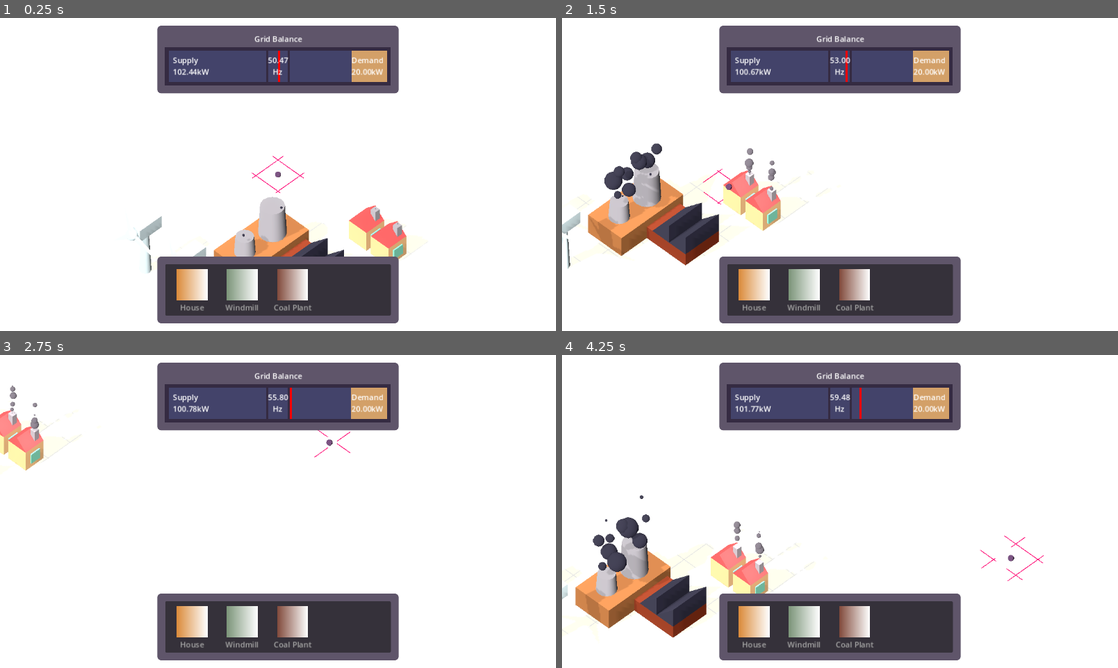
Above: before the commit, frames 1-4 (two rows, left to right).
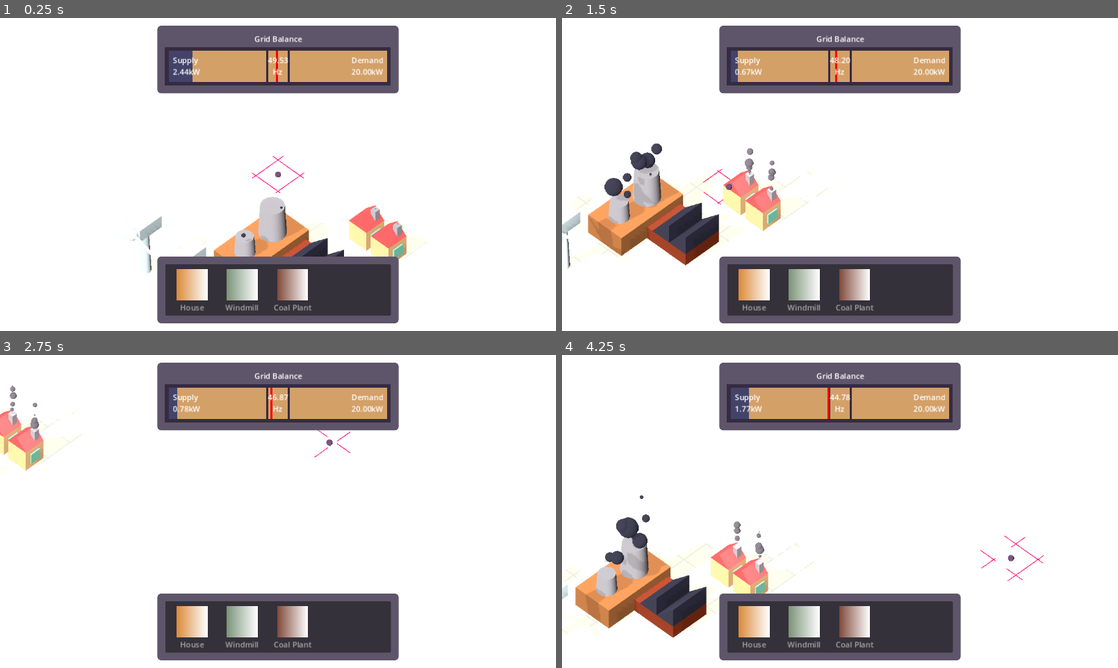
Above: after the commit, the same moments.

Repository: Vandebron/vandebron_game
Game: Godot game, scene res://world/main.tscn
The game is run twice, just before and just after one commit, with the same random seed, the same clock (stepped at 60 frames per second) and the same inputs.
Inputs (mouse positions are in pixels of both pictures, inside the frame that each line leads up to):
- Up to frame 1 (0.25 s): no input
- Up to frame 2 (1.5 s): move the mouse to (962, 158) at 0.52 s; hold D (move_right) 0.53-1.28 s; click (962, 158) at 0.6 s; move the mouse to (728, 190) at 1.27 s; hold S (move_down) from 1.28 s (still down); tap Tab (show_info) at 1.35 s
- Up to frame 3 (2.75 s): move the mouse to (333, 442) at 2.02 s; release S (move_down) at 2.03 s; hold D (move_right) from 2.03 s (still down); click (333, 442) at 2.1 s
- Up to frame 4 (4.25 s): move the mouse to (812, 574) at 2.77 s; release D (move_right) at 2.78 s; hold W (move_up) 2.78-3.53 s; tap Tab (show_info) at 2.85 s; move the mouse to (1006, 558) at 3.52 s; hold A (move_left) from 3.53 s (still down); click (1006, 558) at 3.6 s

The runs differ from the first frame. In frame 1, 2.8% of the frame differs, in the area x 31-64%, y 10-71%; in frame 2, 3.5%, in the area x 7-64%, y 10-61%; in frame 3, 3.1%; in frame 4, 3.3%.

Commit message:
Enable coal plant smoke only once built

Diff:
--- a/object/coal_plant/coal_plant.gd
+++ b/object/coal_plant/coal_plant.gd
@@ -1,3 +1,7 @@
 extends Producer
 
 @onready var model: Model = $Model
+
+
+func _ready() -> void:
+	model.animation_player.play("produce")
--- a/object/coal_plant/coal_plant_model.tscn
+++ b/object/coal_plant/coal_plant_model.tscn
@@ -75,8 +75,70 @@
 left_to_right = 1.0
 size = Vector3(0.75, 0.75, 1.5)
 
-[node name="CoalPlantModel" type="Node3D"]
+[sub_resource type="Animation" id="Animation_jj0qw"]
+resource_name = "produce"
+loop_mode = 1
+tracks/0/type = "value"
+tracks/0/imported = false
+tracks/0/enabled = true
+tracks/0/path = NodePath("ChimneyBase/Chimney/GPUParticles3D:emitting")
+tracks/0/interp = 1
+tracks/0/loop_wrap = true
+tracks/0/keys = {
+"times": PackedFloat32Array(0),
+"transitions": PackedFloat32Array(1),
+"update": 1,
+"values": [true]
+}
+tracks/1/type = "value"
+tracks/1/imported = false
+tracks/1/enabled = true
+tracks/1/path = NodePath("ChimneyBase/Chimney2/GPUParticles3D:emitting")
+tracks/1/interp = 1
+tracks/1/loop_wrap = true
+tracks/1/keys = {
+"times": PackedFloat32Array(0),
+"transitions": PackedFloat32Array(1),
+"update": 1,
+"values": [true]
+}
+
+[sub_resource type="Animation" id="Animation_jafjo"]
+length = 0.001
+tracks/0/type = "value"
+tracks/0/imported = false
+tracks/0/enabled = true
+tracks/0/path = NodePath("ChimneyBase/Chimney/GPUParticles3D:emitting")
+tracks/0/interp = 1
+tracks/0/loop_wrap = true
+tracks/0/keys = {
+"times": PackedFloat32Array(0),
+"transitions": PackedFloat32Array(1),
+"update": 1,
+"values": [false]
+}
+tracks/1/type = "value"
+tracks/1/imported = false
+tracks/1/enabled = true
+tracks/1/path = NodePath("ChimneyBase/Chimney2/GPUParticles3D:emitting")
+tracks/1/interp = 1
+tracks/1/loop_wrap = true
+tracks/1/keys = {
+"times": PackedFloat32Array(0),
+"transitions": PackedFloat32Array(1),
+"update": 1,
+"values": [false]
+}
+
+[sub_resource type="AnimationLibrary" id="AnimationLibrary_qbc7k"]
+_data = {
+"RESET": SubResource("Animation_jafjo"),
+"produce": SubResource("Animation_jj0qw")
+}
+
+[node name="CoalPlantModel" type="Node3D" node_paths=PackedStringArray("animation_player")]
 script = ExtResource("1_jnec6")
+animation_player = NodePath("AnimationPlayer")
 
 [node name="ChimneyBase" type="MeshInstance3D" parent="."]
 transform = Transform3D(1, 0, 0, 0, 1, 0, 0, 0, 1, -0.75, 0.4, 0)
@@ -92,6 +154,7 @@
 [node name="GPUParticles3D" type="GPUParticles3D" parent="ChimneyBase/Chimney"]
 transform = Transform3D(1, 0, 0, 0, 1, 0, 0, 0, 1, 0, 1, 0)
 material_override = SubResource("StandardMaterial3D_tcdsx")
+emitting = false
 lifetime = 2.0
 process_material = SubResource("ParticleProcessMaterial_pssjd")
 draw_pass_1 = SubResource("SphereMesh_mm3yp")
@@ -105,7 +168,9 @@
 [node name="GPUParticles3D" type="GPUParticles3D" parent="ChimneyBase/Chimney2"]
 transform = Transform3D(1, 0, 0, 0, 1, 0, 0, 0, 1, 0, 1, 0)
 material_override = SubResource("StandardMaterial3D_tcdsx")
-lifetime = 2.0
+emitting = false
+amount = 4
+lifetime = 1.5
 process_material = SubResource("ParticleProcessMaterial_pssjd")
 draw_pass_1 = SubResource("SphereMesh_mm3yp")
 
@@ -125,3 +190,8 @@
 mesh = SubResource("PrismMesh_onb8r")
 skeleton = NodePath("../..")
 surface_material_override/0 = ExtResource("2_pj1fi")
+
+[node name="AnimationPlayer" type="AnimationPlayer" parent="."]
+libraries = {
+"": SubResource("AnimationLibrary_qbc7k")
+}
Not shown: 1 places in object/coal_plant/coal_plant_model.tscn that only renumber resources
